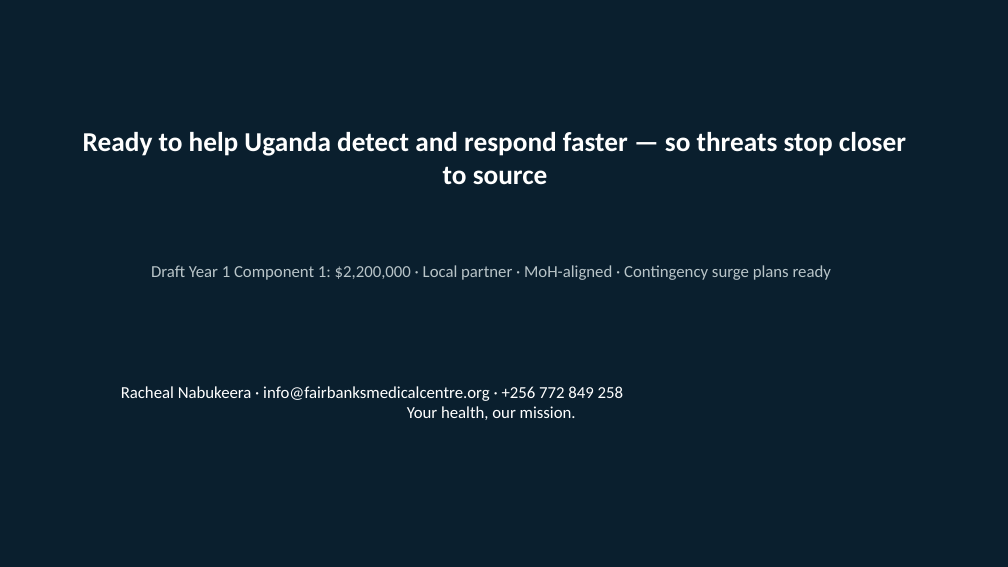
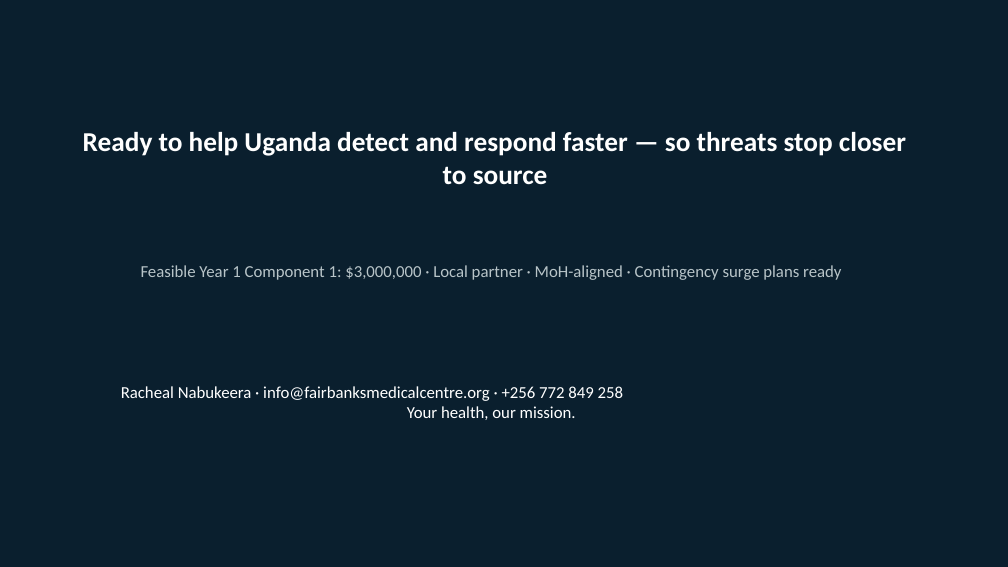
Before and after one commit to WASSWA2624/fairbanks, a slide deck: slide 12 of applications/cdc-ghs-global/documents/cdc-ghs-global_ppt.pptx. Drawn at 1008x567 pixels with LibreOffice and Linux fonts; fonts in the diff are those of the drawing. Boxes give left, top, right and bottom in pixels: in the first picture for what was removed or moved away, otherwise in the second. Text is boxed around its words. In the diff, an @@ line names an element or a change of style, - is before the commit and + after.

Commit message:
Update budget details and add new SF-424 answers PDF for CDC-RFA-JG-26-0056 application
Revise Year 1 budget section in application_answers.md and related scripts to reflect a total federal ask of $7,500,000, with detailed component allocations. Introduce a new PDF document containing fillable answers for the SF-424 form, ensuring compliance with Grants.gov requirements. Update existing documents to align with the revised budget and application details.

```diff
--- a/applications/cdc-ghs-global/documents/cdc-ghs-global_ppt.pptx
+++ b/applications/cdc-ghs-global/documents/cdc-ghs-global_ppt.pptx
@@ text at box(141, 265, 841, 280): text changed @@
-Draft Year 1 Component 1: $2,200,000 · Local partner · MoH-aligned · Contingency surge plans ready
+Feasible Year 1 Component 1: $3,000,000 · Local partner · MoH-aligned · Contingency surge plans ready
```
Also in this commit, not shown: 2 other slides changed, 9 other files.
